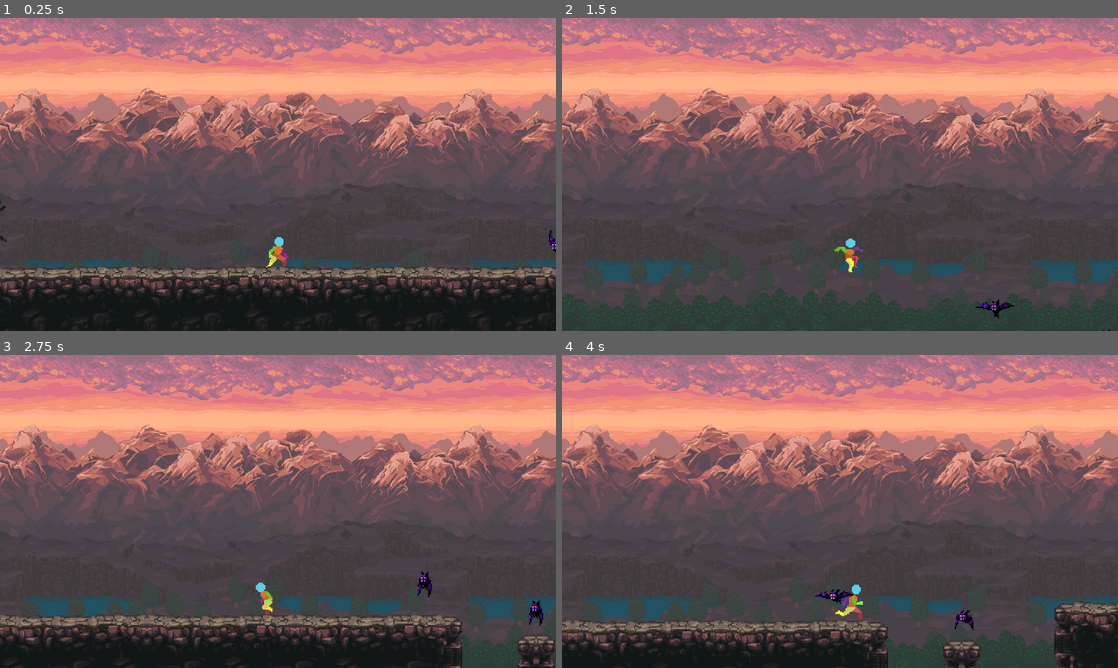
Above: before the commit, frames 1-4 (two rows, left to right).
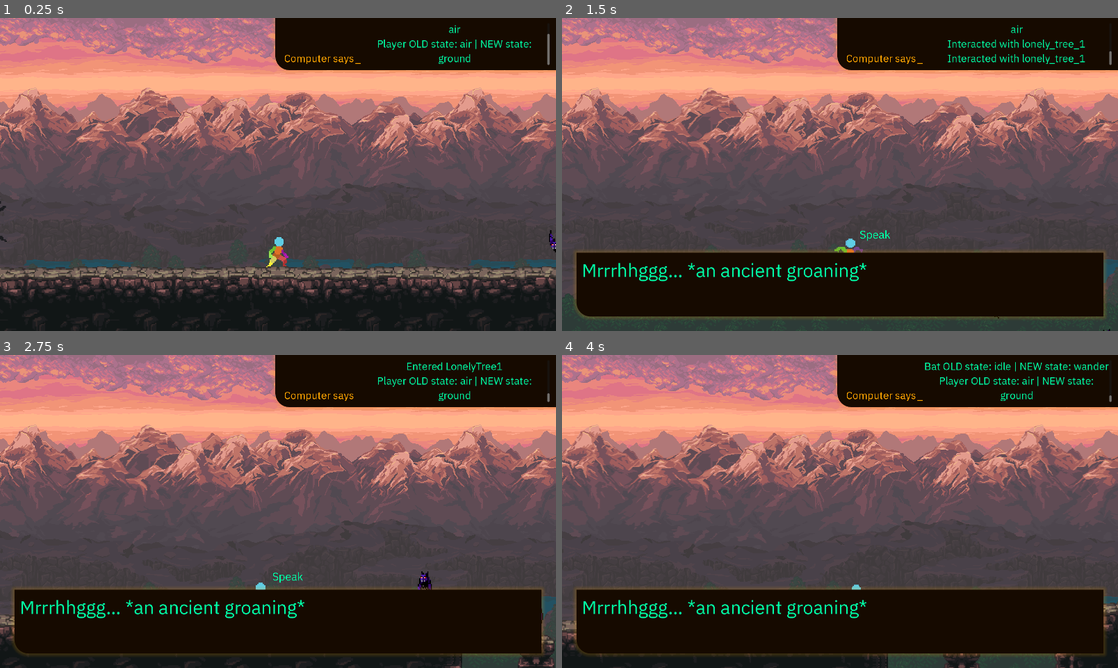
Above: after the commit, the same moments.

Repository: breydenlandberg/blight
Game: Godot game, scene res://levels/level1/level1.tscn
Same seed, same stepped clock (60 frames per second), same inputs: the game is played once before the commit and once after it.
Inputs:
- Up to frame 1 (0.25 s): no input
- Up to frame 2 (1.5 s): hold F (attack_basic) 0.53-1.28 s; hold D (move_right) from 0.53 s (still down); tap Space (jump) at 0.77, 1.07 s; tap E (interact) at 0.8, 1.35 s
- Up to frame 3 (2.75 s): tap Space (jump) at 1.52, 1.55, 1.82 s; release D (move_right) at 2.03 s; hold A (move_left) from 2.03 s (still down); hold Space (jump) from 2.03 s (still down); tap F (attack_basic) at 2.3 s
- Up to frame 4 (4 s): release A (move_left) at 2.78 s; release Space (jump) at 2.78 s; hold D (move_right) from 2.78 s (still down); tap F (attack_basic) at 2.85 s; tap Space (jump) at 3.02, 3.32 s; tap E (interact) at 3.05, 3.6 s; hold Space (jump) from 3.53 s (still down)

The runs differ from the first frame. In frame 1, 8.4% of the frame differs, in the area x 49-100%, y 0-17%; in frame 2, 29%, in the area x 2-100%, y 0-96%; in frame 3, 27%; in frame 4, 27%.

Commit message:
Begin work on basic attack collision polygon animation

Diff:
--- a/globals/signal_bus.gd
+++ b/globals/signal_bus.gd
@@ -4,5 +4,6 @@
 # ====================================================================================================
 #
 # Signals
-signal _computer_says(message)
-signal _speech(message)
+signal _attack(attack_type: String)
+signal _computer_says(message: String)
+signal _speech(message:String )
--- a/levels/level1/level1.tscn
+++ b/levels/level1/level1.tscn
@@ -4176,7 +4176,6 @@
 
 [node name="UIManager" parent="UI" instance=ExtResource("1_qp1fh")]
 unique_name_in_owner = true
-visible = false
 
 [node name="Player" parent="." instance=ExtResource("2_j6ok6")]
 position = Vector2(960, 540)
@@ -4279,7 +4278,7 @@
 [node name="Interacts" type="Node2D" parent="."]
 
 [node name="LonelyTree1" parent="Interacts" instance=ExtResource("17_8rlli")]
-position = Vector2(301, -50)
+position = Vector2(1022, 539)
 scale = Vector2(-0.562139, -2.46476)
 id = "lonely_tree_1"
 label = "Speak"
--- a/player/player.gd
+++ b/player/player.gd
@@ -2,7 +2,10 @@
 
 
 # const
-const SPEED = 125
+const SPEED := 125
+
+# var
+var direction: float
 
 # @onready var
 @onready var all_interactions = []
@@ -25,39 +28,26 @@
 		velocity += get_gravity() * delta
 
 	# Get the input direction (-1, 0, 1) and use it to handle how we flip the sprite horizontally
-	var direction := Input.get_axis('move_left', 'move_right')
+	direction = Input.get_axis('move_left', 'move_right')
+
 	handleSpriteFlip(direction)
+	handleDirectionalMovement()
+	move_and_slide()
+	handleInput()
 
-	# Apply directional movement
+# ====================================================================================================
+#
+# Helper functions
+func handleDirectionalMovement():
 	if direction:
 		velocity.x = direction * SPEED
 	else:
 		velocity.x = move_toward(velocity.x, 0, SPEED)
 
-	move_and_slide()
-
-	# Handle inputs
+func handleInput():
 	if Input.is_action_just_pressed('interact'):
 		execute_interaction()
 
-# ====================================================================================================
-#
-# Signal functions
-#
-# Interact
-func _on_interact_area_entered(area: Area2D):
-	SignalBus._computer_says.emit('Entered ' + area.name)
-	all_interactions.push_front(area)
-	update_interactions()
-
-func _on_interact_area_exited(area: Area2D):
-	SignalBus._computer_says.emit('Exited ' + area.name)
-	all_interactions.erase(area)
-	update_interactions()
-
-# ====================================================================================================
-#
-# Helper functions
 func handleSpriteFlip(direction: float):
 	if direction > 0:
 		sprite.flip_h = false
@@ -96,3 +86,18 @@
 		interact_label.text = current_interaction.label
 	else:
 		interact_label.text = ''
+
+# ====================================================================================================
+#
+# Signal functions
+#
+# Interact
+func _on_interact_area_entered(area: Area2D):
+	SignalBus._computer_says.emit('Entered ' + area.name)
+	all_interactions.push_front(area)
+	update_interactions()
+
+func _on_interact_area_exited(area: Area2D):
+	SignalBus._computer_says.emit('Exited ' + area.name)
+	all_interactions.erase(area)
+	update_interactions()
--- a/player/player.tscn
+++ b/player/player.tscn
@@ -9,6 +9,7 @@
 [ext_resource type="Script" path="res://player/state_machine/states/ground.gd" id="5_882ut"]
 [ext_resource type="Texture2D" uid="uid://dva6l4wncebsv" path="res://player/assets/player land 48x48.png" id="5_ow6eb"]
 [ext_resource type="Script" path="res://player/state_machine/states/air.gd" id="6_pkvim"]
+[ext_resource type="Texture2D" uid="uid://b2qlprg7nefj7" path="res://player/assets/player sword attack 64x64.png" id="6_q55qb"]
 
 [sub_resource type="Animation" id="Animation_it0ho"]
 length = 0.001
@@ -47,6 +48,47 @@
 "transitions": PackedFloat32Array(1),
 "update": 1,
 "values": [0]
+}
+
+[sub_resource type="Animation" id="Animation_hk45g"]
+resource_name = "attack_basic"
+length = 0.500018
+step = 0.166667
+tracks/0/type = "value"
+tracks/0/imported = false
+tracks/0/enabled = true
+tracks/0/path = NodePath("Sprite2D:texture")
+tracks/0/interp = 1
+tracks/0/loop_wrap = true
+tracks/0/keys = {
+"times": PackedFloat32Array(0),
+"transitions": PackedFloat32Array(1),
+"update": 1,
+"values": [ExtResource("6_q55qb")]
+}
+tracks/1/type = "value"
+tracks/1/imported = false
+tracks/1/enabled = true
+tracks/1/path = NodePath("Sprite2D:hframes")
+tracks/1/interp = 1
+tracks/1/loop_wrap = true
+tracks/1/keys = {
+"times": PackedFloat32Array(0),
+"transitions": PackedFloat32Array(1),
+"update": 1,
+"values": [6]
+}
+tracks/2/type = "value"
+tracks/2/imported = false
+tracks/2/enabled = true
+tracks/2/path = NodePath("Sprite2D:frame")
+tracks/2/interp = 1
+tracks/2/loop_wrap = true
+tracks/2/keys = {
+"times": PackedFloat32Array(0, 0.0833333, 0.166667, 0.25, 0.333333, 0.416667),
+"transitions": PackedFloat32Array(1, 1, 1, 1, 1, 1),
+"update": 1,
+"values": [0, 1, 2, 3, 4, 5]
 }
 
 [sub_resource type="Animation" id="Animation_sbe4m"]
@@ -259,6 +301,7 @@
 [sub_resource type="AnimationLibrary" id="AnimationLibrary_wuv3i"]
 _data = {
 "RESET": SubResource("Animation_it0ho"),
+"attack_basic": SubResource("Animation_hk45g"),
 "fall": SubResource("Animation_sbe4m"),
 "idle": SubResource("Animation_kniw4"),
 "jump": SubResource("Animation_27s5p"),
@@ -266,6 +309,242 @@
 "run": SubResource("Animation_bk4q8")
 }
 
+[sub_resource type="Animation" id="Animation_g0mnu"]
+length = 0.001
+tracks/0/type = "value"
+tracks/0/imported = false
+tracks/0/enabled = true
+tracks/0/path = NodePath("AttackPivot/BasicAttackHitbox:monitoring")
+tracks/0/interp = 1
+tracks/0/loop_wrap = true
+tracks/0/keys = {
+"times": PackedFloat32Array(0),
+"transitions": PackedFloat32Array(1),
+"update": 1,
+"values": [false]
+}
+tracks/1/type = "value"
+tracks/1/imported = false
+tracks/1/enabled = true
+tracks/1/path = NodePath("AttackPivot/BasicAttackHitbox:scale")
+tracks/1/interp = 1
+tracks/1/loop_wrap = true
+tracks/1/keys = {
+"times": PackedFloat32Array(0),
+"transitions": PackedFloat32Array(1),
+"update": 0,
+"values": [Vector2(1, 1)]
+}
+tracks/2/type = "value"
+tracks/2/imported = false
+tracks/2/enabled = true
+tracks/2/path = NodePath("AttackPivot/BasicAttackHitbox:visible")
+tracks/2/interp = 1
+tracks/2/loop_wrap = true
+tracks/2/keys = {
+"times": PackedFloat32Array(0),
+"transitions": PackedFloat32Array(1),
+"update": 1,
+"values": [false]
+}
+tracks/3/type = "value"
+tracks/3/imported = false
+tracks/3/enabled = true
+tracks/3/path = NodePath("AttackPivot/BasicAttackHitbox/BasicAttackWeapon:polygon")
+tracks/3/interp = 1
+tracks/3/loop_wrap = true
+tracks/3/keys = {
+"times": PackedFloat32Array(0),
+"transitions": PackedFloat32Array(1),
+"update": 0,
+"values": [PackedVector2Array()]
+}
+tracks/4/type = "value"
+tracks/4/imported = false
+tracks/4/enabled = true
+tracks/4/path = NodePath("AttackPivot/BasicAttackHitbox/BasicAttackWeapon:position")
+tracks/4/interp = 1
+tracks/4/loop_wrap = true
+tracks/4/keys = {
+"times": PackedFloat32Array(0),
+"transitions": PackedFloat32Array(1),
+"update": 0,
+"values": [Vector2(0, 0)]
+}
+tracks/5/type = "value"
+tracks/5/imported = false
+tracks/5/enabled = true
+tracks/5/path = NodePath("AttackPivot/BasicAttackHitbox/BasicAttackWeapon:visible")
+tracks/5/interp = 1
+tracks/5/loop_wrap = true
+tracks/5/keys = {
+"times": PackedFloat32Array(0),
+"transitions": PackedFloat32Array(1),
+"update": 1,
+"values": [false]
+}
+
+[sub_resource type="Animation" id="Animation_noco3"]
+resource_name = "attack_basic"
+length = 1.00002
+step = 0.166667
+tracks/0/type = "value"
+tracks/0/imported = false
+tracks/0/enabled = true
+tracks/0/path = NodePath("AttackPivot/BasicAttackHitbox:monitoring")
+tracks/0/interp = 1
+tracks/0/loop_wrap = true
+tracks/0/keys = {
+"times": PackedFloat32Array(0, 1),
+"transitions": PackedFloat32Array(1, 1),
+"update": 1,
+"values": [true, false]
+}
+tracks/1/type = "value"
+tracks/1/imported = false
+tracks/1/enabled = true
+tracks/1/path = NodePath("AttackPivot/BasicAttackHitbox:scale")
+tracks/1/interp = 1
+tracks/1/loop_wrap = true
+tracks/1/keys = {
+"times": PackedFloat32Array(0),
+"transitions": PackedFloat32Array(1),
+"update": 0,
+"values": [Vector2(1, 1)]
+}
+tracks/2/type = "value"
+tracks/2/imported = false
+tracks/2/enabled = true
+tracks/2/path = NodePath("AttackPivot/BasicAttackHitbox:visible")
+tracks/2/interp = 1
+tracks/2/loop_wrap = true
+tracks/2/keys = {
+"times": PackedFloat32Array(0, 1),
+"transitions": PackedFloat32Array(1, 1),
+"update": 1,
+"values": [true, false]
+}
+tracks/3/type = "value"
+tracks/3/imported = false
+tracks/3/enabled = true
+tracks/3/path = NodePath("AttackPivot/BasicAttackHitbox/BasicAttackWeapon:polygon")
+tracks/3/interp = 1
+tracks/3/loop_wrap = true
+tracks/3/keys = {
+"times": PackedFloat32Array(0, 0.166667, 0.333334, 0.500001, 0.666668, 0.833335),
+"transitions": PackedFloat32Array(1, 1, 1, 1, 1, 1),
+"update": 0,
+"values": [PackedVector2Array(-14.6486, -7.56345, -9.8777, -13.0624, -1.05891, -17.7771, -0.0304556, -12.884), PackedVector2Array(-11.6292, -11.6724, -5.28997, -25.267, 2.74466, -25.9339, 13.9819, -24.004, 11.0236, -17.6599, -3.29414, -17.7161), PackedVector2Array(26.3087, -14.9458, 18.5134, -21.8909, 8.54405, -26.5397, -6.19628, -25.6896, 10.5399, -18.9888, 18.8188, -10.7148), PackedVector2Array(30.7889, 18.0379, 35.4377, 8.06855, 36.7617, -8.96809, 25.5807, -25.2157, 21.9555, -26.9062, 27.8819, -6.48857, 24.2005, 6.13867, 17.6169, 10.7924, 26.3795, 20.3953), PackedVector2Array(-1.0105, -8.35624, -1.07158, -10.5915, -9.28942, -16.6303, -13.3373, -17.4144, -11.8862, -13.4277), PackedVector2Array()]
+}
+tracks/4/type = "value"
+tracks/4/imported = false
+tracks/4/enabled = true
+tracks/4/path = NodePath("AttackPivot/BasicAttackHitbox/BasicAttackWeapon:position")
+tracks/4/interp = 1
+tracks/4/loop_wrap = true
+tracks/4/keys = {
+"times": PackedFloat32Array(0, 0.166667, 0.333334, 0.500001, 0.666668, 0.833335),
+"transitions": PackedFloat32Array(1, 1, 1, 1, 1, 1),
+"update": 0,
+"values": [Vector2(-10, 6), Vector2(-10, 6), Vector2(-10, 6), Vector2(-10, 6), Vector2(16, 33), Vector2(0, 0)]
+}
+tracks/5/type = "value"
+tracks/5/imported = false
+tracks/5/enabled = true
+tracks/5/path = NodePath("AttackPivot/BasicAttackHitbox/BasicAttackWeapon:visible")
+tracks/5/interp = 1
+tracks/5/loop_wrap = true
+tracks/5/keys = {
+"times": PackedFloat32Array(0, 1),
+"transitions": PackedFloat32Array(1, 1),
+"update": 1,
+"values": [true, false]
+}
+
+[sub_resource type="Animation" id="Animation_8fcyb"]
+resource_name = "attack_basic_flip_h"
+length = 1.00002
+step = 0.166667
+tracks/0/type = "value"
+tracks/0/imported = false
+tracks/0/enabled = true
+tracks/0/path = NodePath("AttackPivot/BasicAttackHitbox:monitoring")
+tracks/0/interp = 1
+tracks/0/loop_wrap = true
+tracks/0/keys = {
+"times": PackedFloat32Array(0, 1),
+"transitions": PackedFloat32Array(1, 1),
+"update": 1,
+"values": [true, false]
+}
+tracks/1/type = "value"
+tracks/1/imported = false
+tracks/1/enabled = true
+tracks/1/path = NodePath("AttackPivot/BasicAttackHitbox:scale")
+tracks/1/interp = 1
+tracks/1/loop_wrap = true
+tracks/1/keys = {
+"times": PackedFloat32Array(0, 1),
+"transitions": PackedFloat32Array(1, 1),
+"update": 0,
+"values": [Vector2(-1, 1), Vector2(1, 1)]
+}
+tracks/2/type = "value"
+tracks/2/imported = false
+tracks/2/enabled = true
+tracks/2/path = NodePath("AttackPivot/BasicAttackHitbox:visible")
+tracks/2/interp = 1
+tracks/2/loop_wrap = true
+tracks/2/keys = {
+"times": PackedFloat32Array(0, 1),
+"transitions": PackedFloat32Array(1, 1),
+"update": 1,
+"values": [true, false]
+}
+tracks/3/type = "value"
+tracks/3/imported = false
+tracks/3/enabled = true
+tracks/3/path = NodePath("AttackPivot/BasicAttackHitbox/BasicAttackWeapon:polygon")
+tracks/3/interp = 1
+tracks/3/loop_wrap = true
+tracks/3/keys = {
+"times": PackedFloat32Array(),
+"transitions": PackedFloat32Array(),
+"update": 0,
+"values": []
+}
+tracks/4/type = "value"
+tracks/4/imported = false
+tracks/4/enabled = true
+tracks/4/path = NodePath("AttackPivot/BasicAttackHitbox/BasicAttackWeapon:position")
+tracks/4/interp = 1
+tracks/4/loop_wrap = true
+tracks/4/keys = {
+"times": PackedFloat32Array(),
+"transitions": PackedFloat32Array(),
+"update": 0,
+"values": []
+}
+tracks/5/type = "value"
+tracks/5/imported = false
+tracks/5/enabled = true
+tracks/5/path = NodePath("AttackPivot/BasicAttackHitbox/BasicAttackWeapon:visible")
+tracks/5/interp = 1
+tracks/5/loop_wrap = true
+tracks/5/keys = {
+"times": PackedFloat32Array(),
+"transitions": PackedFloat32Array(),
+"update": 1,
+"values": []
+}
+
+[sub_resource type="AnimationLibrary" id="AnimationLibrary_f1ixd"]
+_data = {
+"RESET": SubResource("Animation_g0mnu"),
+"attack_basic": SubResource("Animation_noco3"),
+"attack_basic_flip_h": SubResource("Animation_8fcyb")
+}
+
 [sub_resource type="CapsuleShape2D" id="CapsuleShape2D_hgibe"]
 radius = 7.0
 height = 28.0
@@ -282,14 +561,20 @@
 texture = ExtResource("2_aj2wh")
 hframes = 10
 
-[node name="AnimationPlayer" type="AnimationPlayer" parent="."]
+[node name="SpriteAnimationPlayer" type="AnimationPlayer" parent="."]
 libraries = {
 "": SubResource("AnimationLibrary_wuv3i")
 }
 
-[node name="PlayerStateMachine" type="Node2D" parent="." node_paths=PackedStringArray("animation", "entity", "initial_state")]
+[node name="AttackAnimationPlayer" type="AnimationPlayer" parent="."]
+libraries = {
+"": SubResource("AnimationLibrary_f1ixd")
+}
+
+[node name="PlayerStateMachine" type="Node2D" parent="." node_paths=PackedStringArray("animation", "attack_animation", "entity", "initial_state")]
 script = ExtResource("4_0xj7f")
-animation = NodePath("../AnimationPlayer")
+animation = NodePath("../SpriteAnimationPlayer")
+attack_animation = NodePath("../AttackAnimationPlayer")
 entity = NodePath("..")
 initial_state = NodePath("Ground")
 
@@ -325,5 +610,15 @@
 horizontal_alignment = 1
 vertical_alignment = 1
 
+[node name="AttackPivot" type="Node2D" parent="."]
+
+[node name="BasicAttackHitbox" type="Area2D" parent="AttackPivot"]
+visible = false
+monitoring = false
+monitorable = false
+
+[node name="BasicAttackWeapon" type="CollisionPolygon2D" parent="AttackPivot/BasicAttackHitbox"]
+visible = false
+
 [connection signal="area_entered" from="Interact/InteractArea" to="." method="_on_interact_area_entered"]
 [connection signal="area_exited" from="Interact/InteractArea" to="." method="_on_interact_area_exited"]
--- a/player/state_machine/states/air.gd
+++ b/player/state_machine/states/air.gd
@@ -12,7 +12,7 @@
 #
 # Functions inherited from State class
 func enter():
-	if not animation.current_animation == 'jump':
+	if animation.current_animation != 'jump' and animation.current_animation != 'attack_basic':
 		animation.play('fall')
 
 func exit():
@@ -31,6 +31,9 @@
 # Air state specific functions
 func double_jump():
 	entity.velocity.y = double_jump_velocity
-	animation.stop()
-	animation.play('jump')
+
+	if animation.current_animation != 'attack_basic':
+		animation.stop()
+		animation.play('jump')
+
 	has_double_jumped = true
--- a/player/state_machine/states/ground.gd
+++ b/player/state_machine/states/ground.gd
@@ -3,22 +3,30 @@
 
 # @export var
 @export var jump_velocity: float = -250
+@onready var sprite: Sprite2D = $"../../Sprite2D"
 
 
 # ====================================================================================================
 #
 # Functions inherited from State class
 func enter():
+	SignalBus._attack.connect(attack)
+
 	if previous_state and previous_state.name.to_lower() == 'air' and entity.velocity.length() == 0:
 		animation.play('land')
 
+
 func state_input(event: InputEvent):
-	if event.is_action_pressed('jump') and entity.is_on_floor():
-		jump()
+	if entity.is_on_floor(): # Because are on the ground
+		if event.is_action_pressed('jump'):
+			jump()
+		if event.is_action_pressed('attack_basic'):
+			SignalBus._attack.emit('attack_basic')
+			SignalBus._computer_says.emit('attack_basic')
 
 func state_physics_process(delta):
 	if entity.is_on_floor():
-		if animation.current_animation != 'land':
+		if playerCanPlayDefaultAnim():
 			if entity.velocity.length() > 0:
 				animation.play('run')
 			else:
@@ -29,6 +37,25 @@
 # ====================================================================================================
 #
 # Ground state specific functions
+func attack(attack_type: String):
+	animation.play(attack_type)
+
+	if sprite.flip_h:
+		attack_animation.play(attack_type + '_flip_h')
+	else:
+		attack_animation.play(attack_type)
+
 func jump():
 	entity.velocity.y = jump_velocity
-	animation.play('jump')
+
+	if animation.current_animation != 'attack_basic':
+		animation.play('jump')
+
+func playerCanPlayDefaultAnim() -> bool:
+	match animation.current_animation:
+		'land':
+			return false
+		'attack_basic':
+			return false
+		_:
+			return true
--- a/state_machine/state.gd
+++ b/state_machine/state.gd
@@ -6,6 +6,7 @@
 
 # var
 var animation: AnimationPlayer
+var attack_animation: AnimationPlayer
 var entity: CharacterBody2D
 var previous_state: State
 
--- a/state_machine/state_machine.gd
+++ b/state_machine/state_machine.gd
@@ -7,6 +7,7 @@
 
 # @export var
 @export var animation: AnimationPlayer
+@export var attack_animation: AnimationPlayer
 @export var entity: CharacterBody2D
 @export var initial_state: State
 
@@ -37,6 +38,7 @@
 	for child in get_children():
 		if child is State:
 			child.animation = animation
+			child.attack_animation = attack_animation
 			child.entity = entity
 
 			states[child.name.to_lower()] = child
Not shown: 1 places in player/player.tscn that only renumber resources
